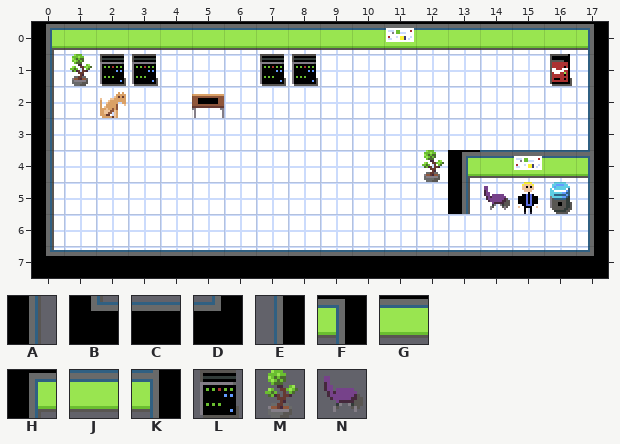
Level history. Tiled map (JSON): src/assets/tilemaps/map4.json. Above, as it was before the edit.
Cells are 16x16 px. Shown: x 0..17, y 0..7.
Key: from "main": A 1, B 2, C 3, D 4, E 5, F 6, G 7, H 8, J 17, K 20, L 24, M 30, N 34.
_ is an empty cell.
Layers that did not change in this view are not listed.
Layer "walls" before, first column x 0:
0 HGGGGGGGGGGGGGGGGF
1 AMLL___LL________E
2 A________________E
3 A________________E
4 A___________MHJJJK
5 A____________AN__E
6 A________________E
7 BCCCCCCCCCCCCCCCCD
After:
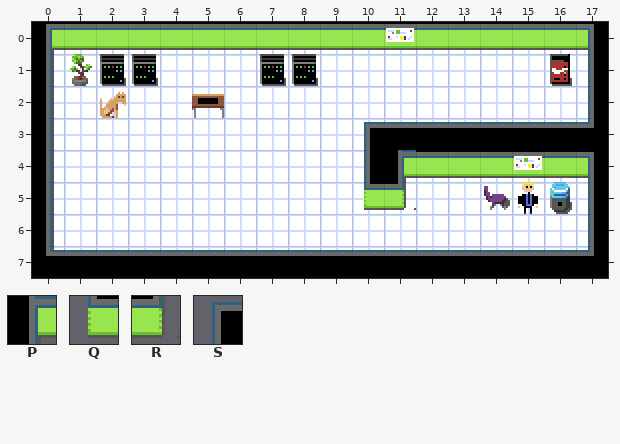
Further tiles: from "main": P 16, Q 38, R 39, S 40.
Commit message: mur moins cradasse
The exact change:
Layer "walls":
Tile C is added in row 3 at x 11 to 16.
Tile D replaces tile E in row 3 at x 17.
Tile E is added in row 4 at x 10.
Tile F replaces tile K in row 4 at x 17.
Tile G replaces tile H in row 4 at x 13.
Tile G replaces tile J in row 4 at x 14 to 16.
Tile G replaces tile M in row 4 at x 12.
Tile P is added in row 4 at x 11.
Tile Q is added in row 5 at x 10.
Tile R is added in row 5 at x 11.
Tile S is added in row 3 at x 10.
The author cleared tile A in row 5 at x 13.
Changed places in both pictures, as pixel boxes (x1, y1, x2, y2):
changed: (364, 122, 594, 214)
